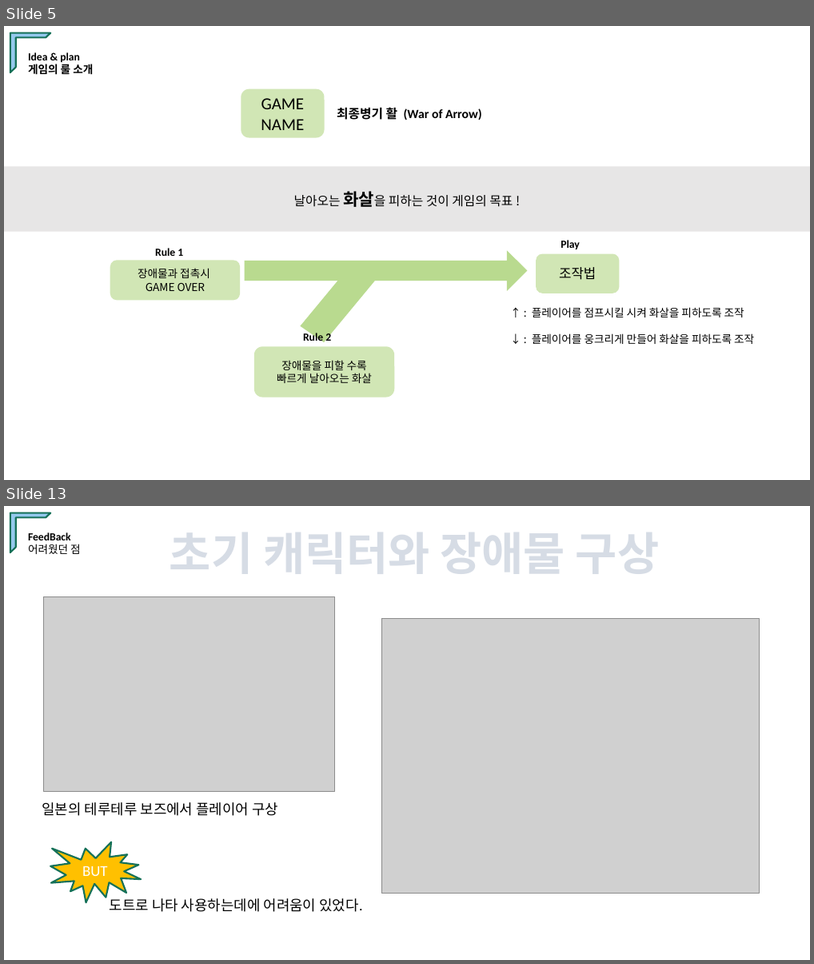
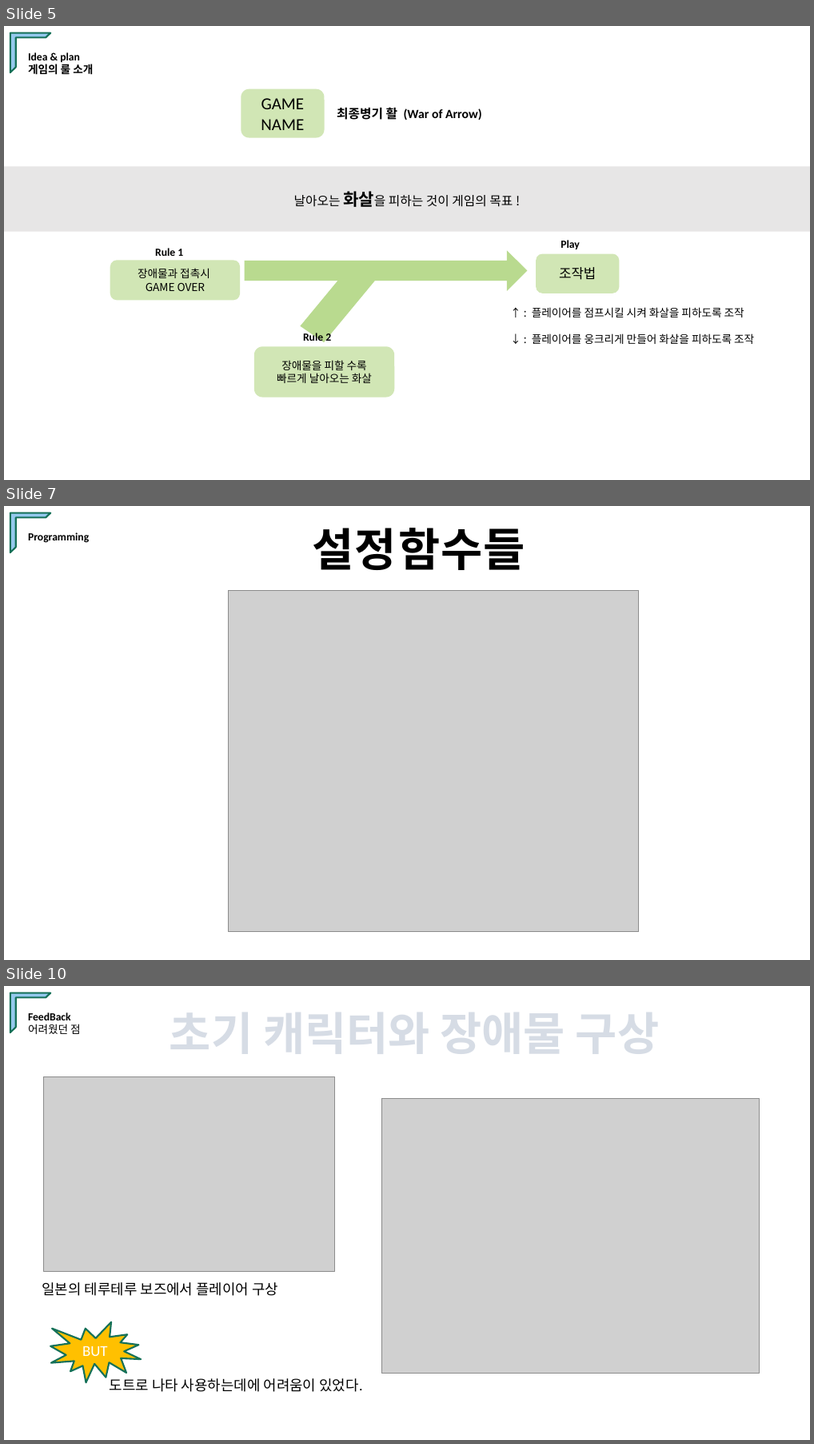
Before and after one commit to Brogi/TeamProject_Team5, a slide deck: Linuxversion.odp. Shown one above the other, each under a label of ours: slides 5 and 13 before the commit, slides 5, 7 and 10 after it; the slides between them are not shown. The pictures are 814x964 and 814x1444 pixels, drawn with LibreOffice and Linux fonts; fonts in the diff are those of the drawing; grey boxes stand for pictures. Boxes give left, top, right and bottom in pixels: in the first picture for what was removed or moved away, otherwise in the second. Text is boxed around its words. In the diff, an @@ line names an element or a change of style, - is before the commit and + after.

```diff
--- a/Linuxversion.odp
+++ b/Linuxversion.odp
@@ slide 7 added at <box>4,506,810,960</box>, background #FFFFFF @@
@@ half frame added at <box>10,512,50,552</box>, fill #94C8ED, outline #157158 2.01 pt @@
@@ text added at <box>312,528,525,570</box>, 54 pt, text #000000, bold @@
+설정 함수들
@@ text added at <box>28,532,89,543</box>, 13 pt, text #000000, bold @@
+Programming
@@ picture added at <box>229,591,639,932</box> @@
@@ what was slide 13 is now slide 10 @@
```
Also in this commit, not shown: 3 other slides added, 7 slides removed, 1 other file.
